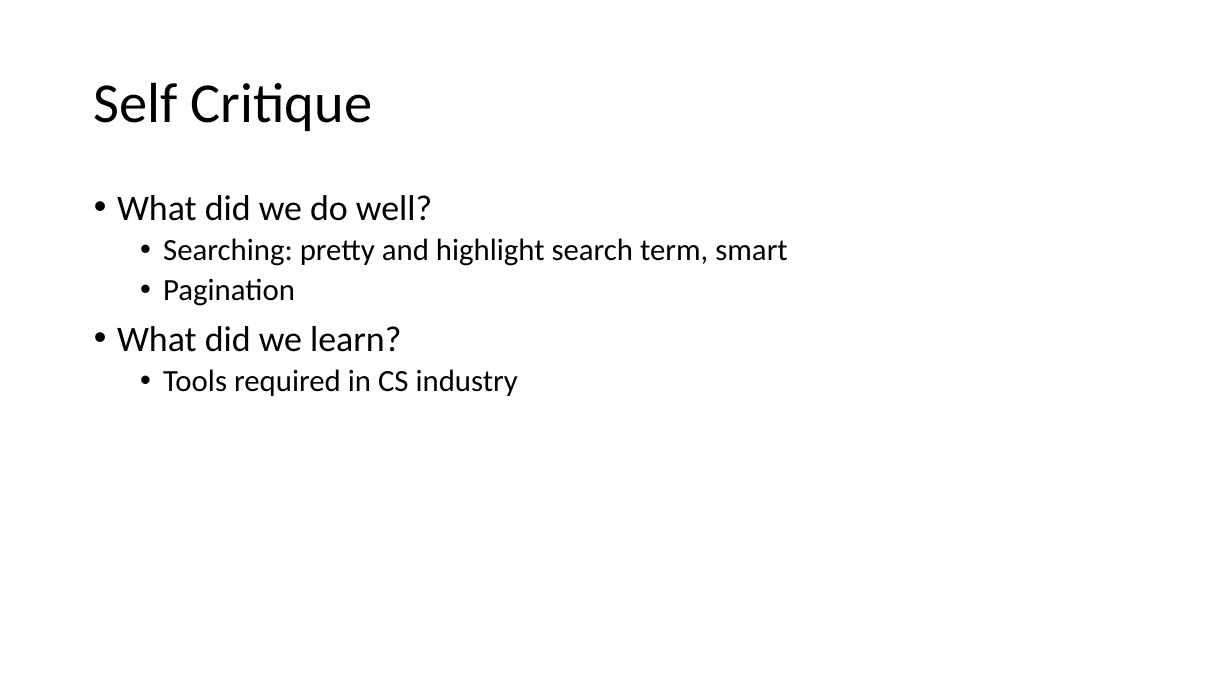
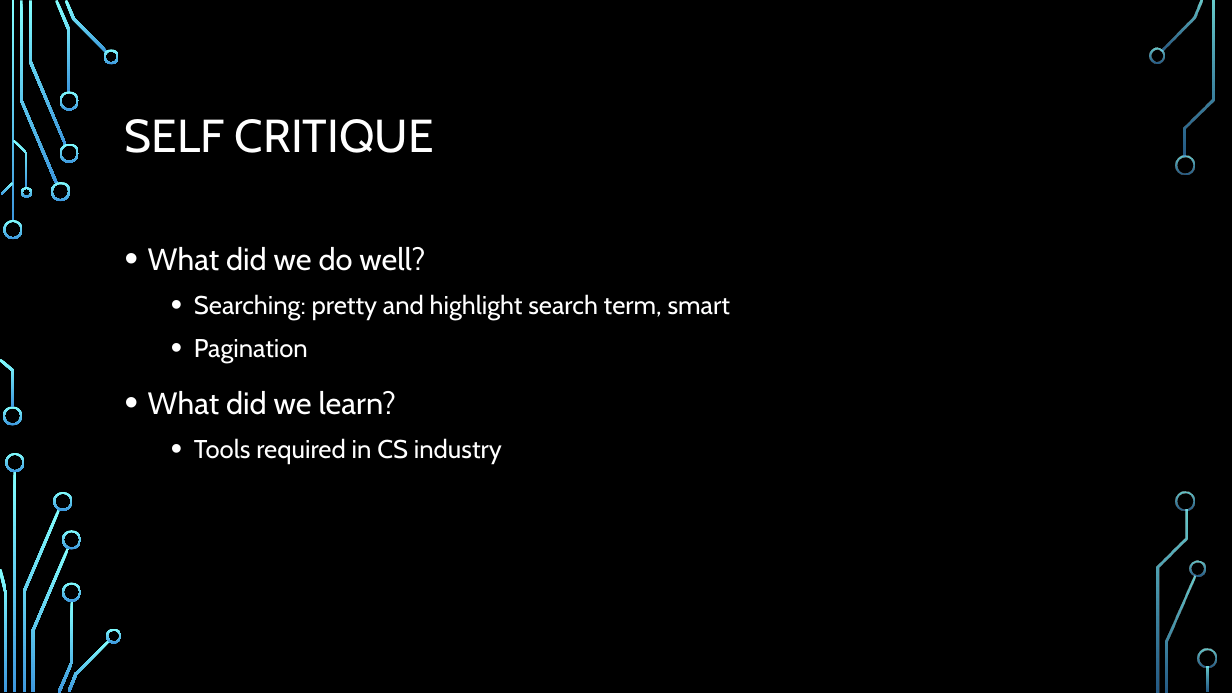
Before and after one commit to pdiemi/mibrary, a slide deck: slide 9 of Mibrary.pptx (slide 4 before the commit). Drawn at 1232x693 pixels with LibreOffice and Linux fonts; fonts in the diff are those of the drawing; background and template pictures are left out. Boxes give left, top, right and bottom in pixels: in the first picture for what was removed or moved away, otherwise in the second. Text is boxed around its words. In the diff, an @@ line names an element or a change of style, - is before the commit and + after.

```diff
--- a/Mibrary.pptx
+++ b/Mibrary.pptx
@@ background #FFFFFF to picture (left out) @@
@@ title at [125, 119, 434, 153]: text changed; size 44 to 36 pt; font Calibri to Cabin; text colour #000000 to #FFFFFF @@
-Self Critique
+SELF CRITIQUE
@@ text "What did we do well?": place and size @@
-text "What did we do well?" at [117, 195, 787, 396]
+text "What did we do well?" at [148, 247, 730, 464]
@@ text "What did we do well?" at [148, 247, 730, 464]: size 28 to 24 pt in "What did we do well?", "What did we learn?"; font Calibri to Cabin, text colour #000000 to #FFFFFF; size 24 to 20 pt in "Searching: pretty and highlight search term, smart", "Pagination", "Tools required in CS industry"; line spacing 0.9 to 1.2 @@
@@ group added at [0, 0, 1217, 693]: 33 freeform shapes, 3 rectangles @@
```
Also in this commit, not shown: 6 other slides changed, 5 slides added.
